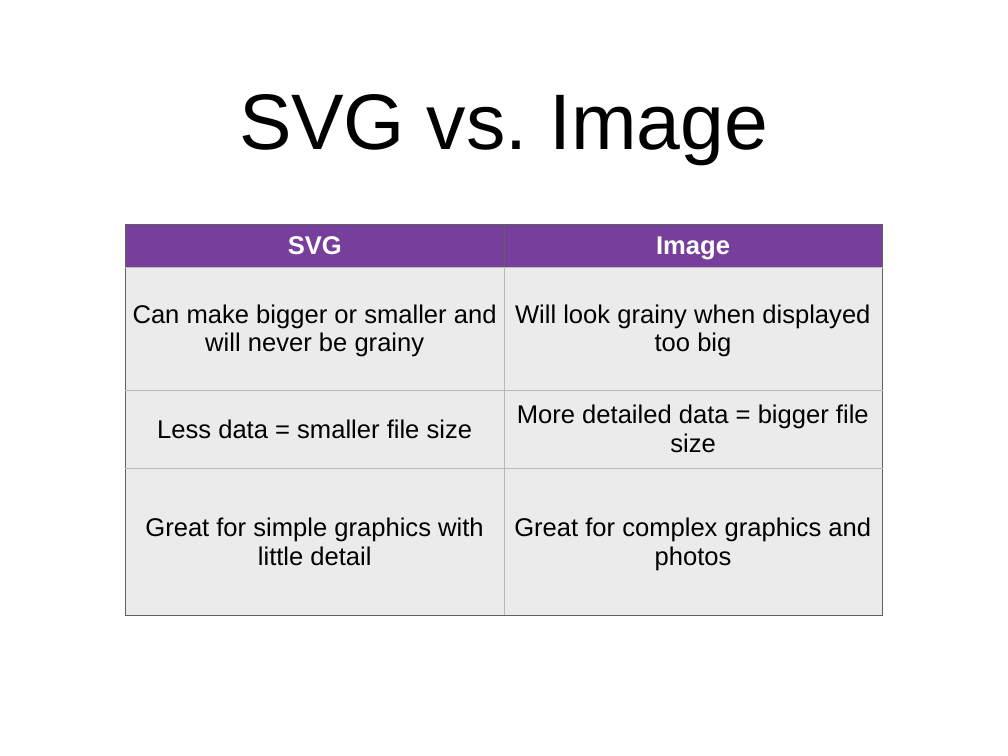
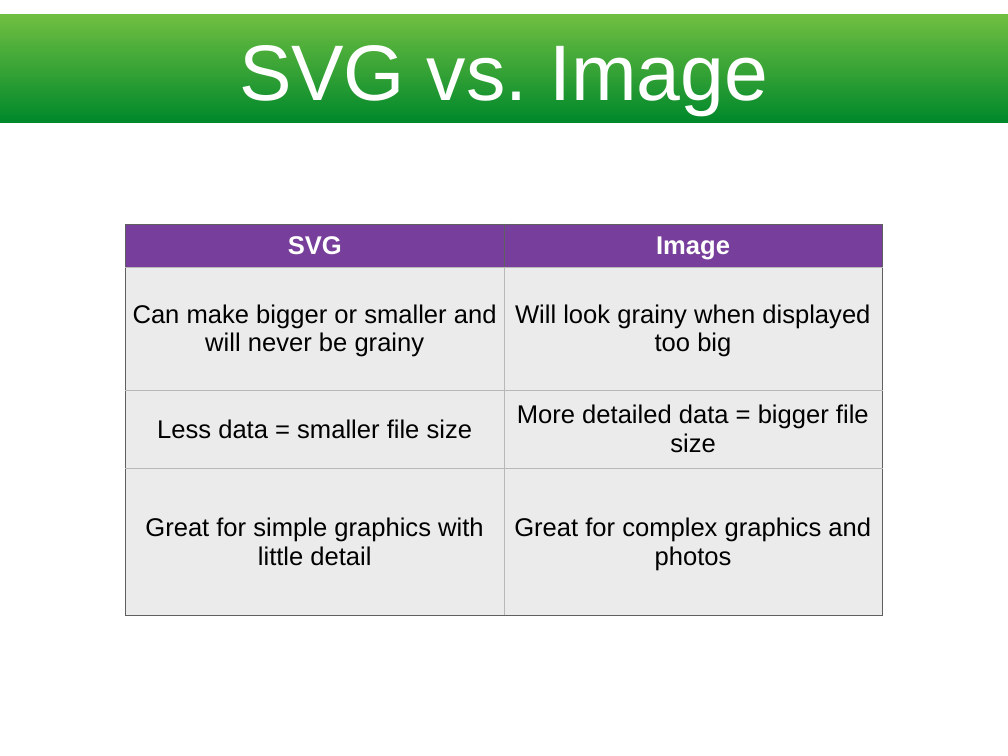
Before and after one commit to thatdevgirl/svg-intro, a slide deck: slide 3 of slides/svg-presentation.pptx. Drawn at 1008x756 pixels with LibreOffice and Linux fonts; fonts in the diff are those of the drawing. Boxes give left, top, right and bottom in pixels: in the first picture for what was removed or moved away, otherwise in the second. Text is boxed around its words. In the diff, an @@ line names an element or a change of style, - is before the commit and + after.

```diff
--- a/slides/svg-presentation.pptx
+++ b/slides/svg-presentation.pptx
@@ rectangle "SVG vs. Image": place and size @@
-rectangle "SVG vs. Image" at (239, 94, 768, 164)
+rectangle "SVG vs. Image" at (0, 14, 1008, 123)
@@ rectangle "SVG vs. Image" at (0, 14, 1008, 123): text colour #000000 to #FFFFFF; fill none to gradient #70BF41 to #00882B @@
```
Also in this commit, not shown: 7 other slides changed, 12 other files.
